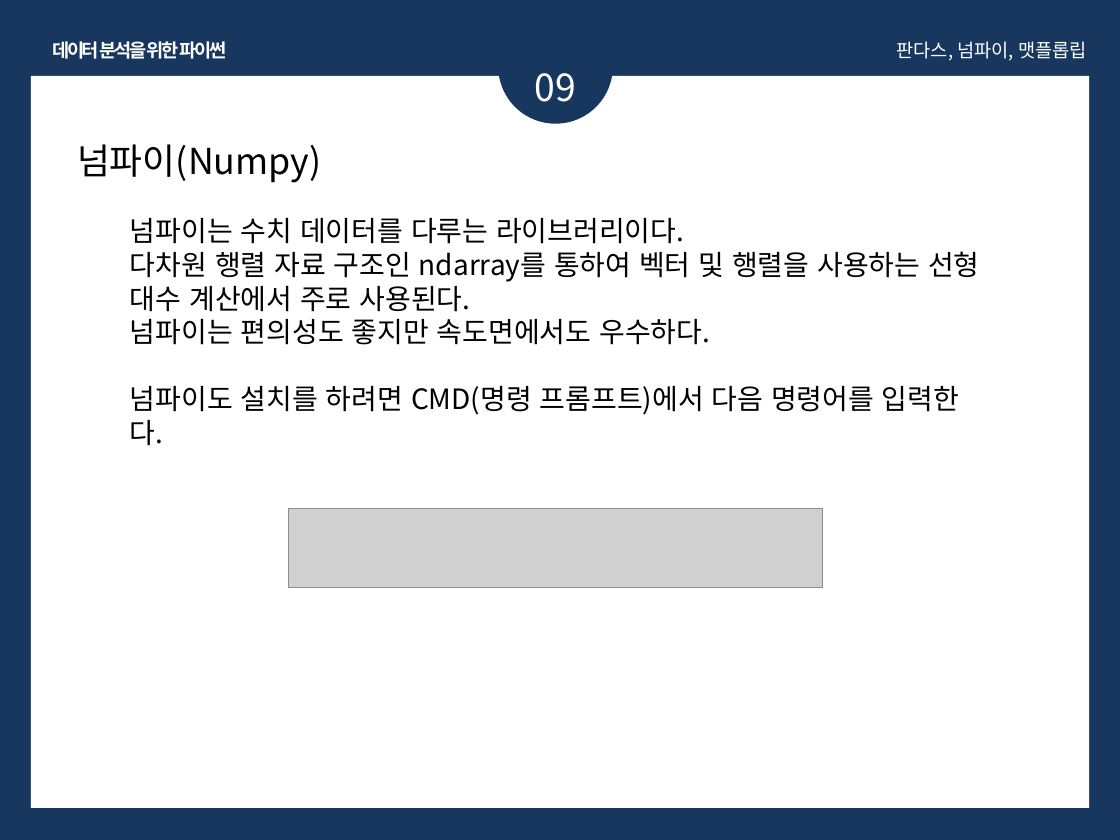
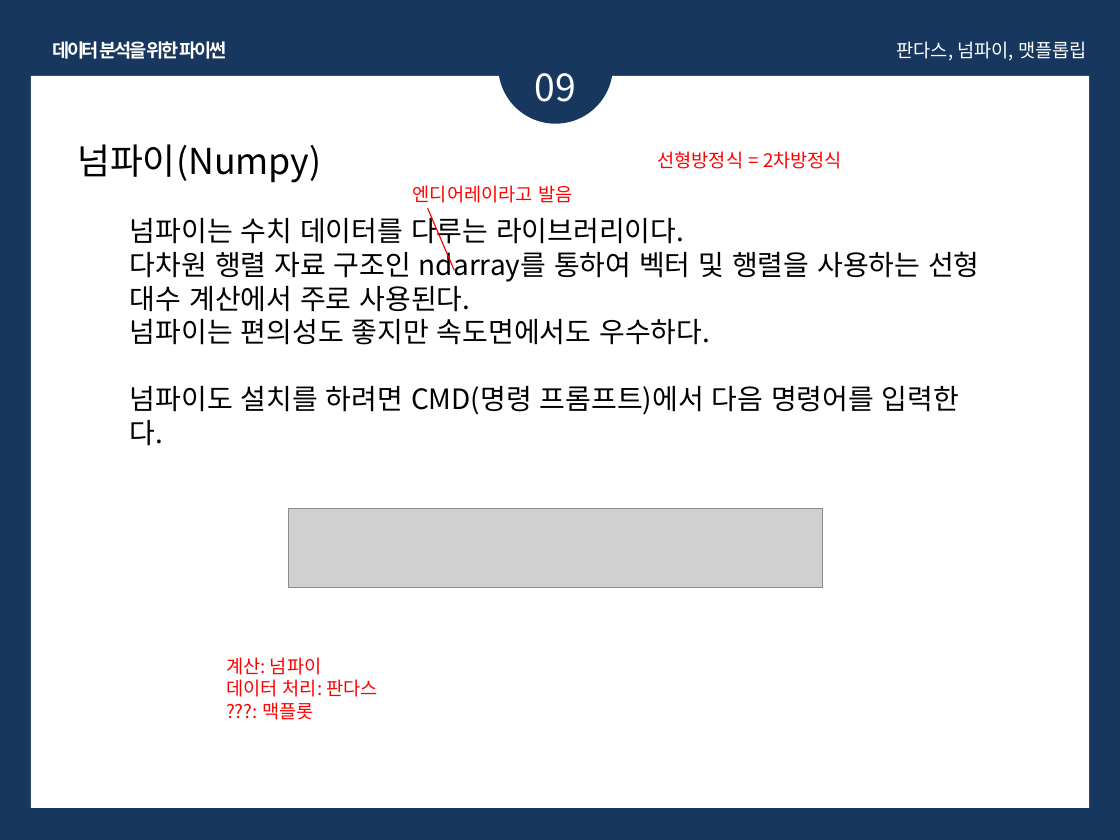
Before and after one commit to olA1ol/learning_data, a slide deck: slide 111 of 교안/python.pptx. Drawn at 1120x840 pixels with LibreOffice and Linux fonts; fonts in the diff are those of the drawing; grey boxes stand for pictures. Boxes give left, top, right and bottom in pixels: in the first picture for what was removed or moved away, otherwise in the second. Text is boxed around its words. In the diff, an @@ line names an element or a change of style, - is before the commit and + after.

```diff
--- a/교안/python.pptx
+++ b/교안/python.pptx
@@ text added at <box>658,151,842,169</box>, 12 pt, text #FF0000 @@
+선형방정식 = 2차방정식
@@ text added at <box>413,185,572,203</box>, 12 pt, text #FF0000 @@
+엔디어레이라고 발음
@@ line added from (455, 270) to (428, 208), #FF0000 0.75 pt @@
@@ text added at <box>226,657,378,720</box>, 12 pt, text #FF0000 @@
+계산: 넘파이
+데이터 처리: 판다스
+???: 맥플롯
```
Also in this commit, not shown: 11 other slides changed, 4 other files.
